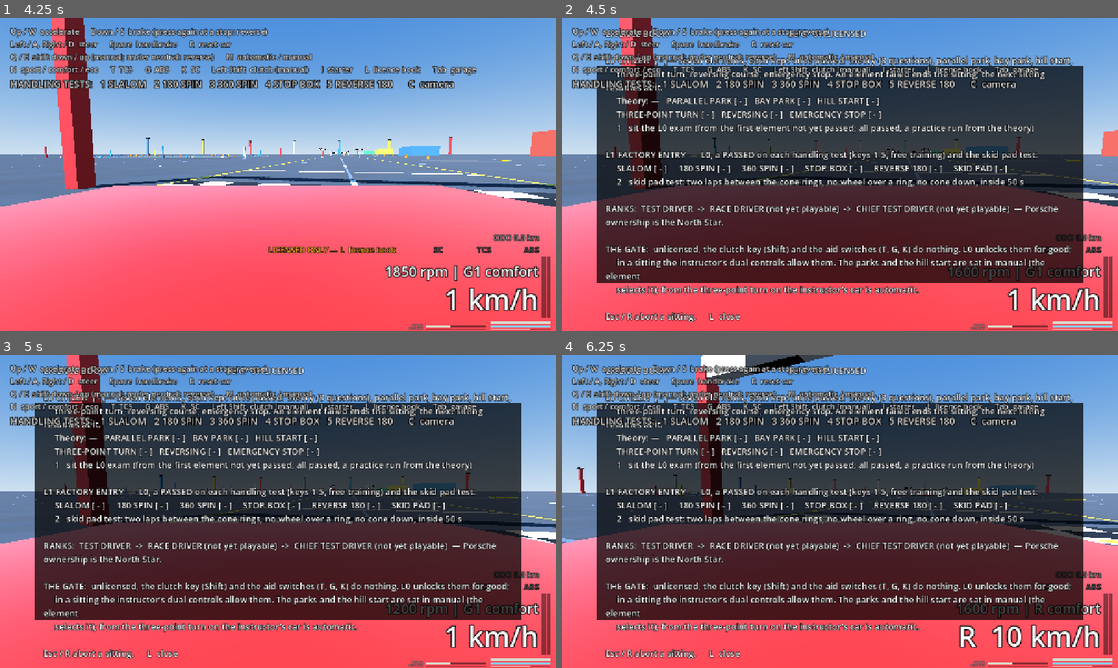
Above: before the commit, frames 1-4 (two rows, left to right).
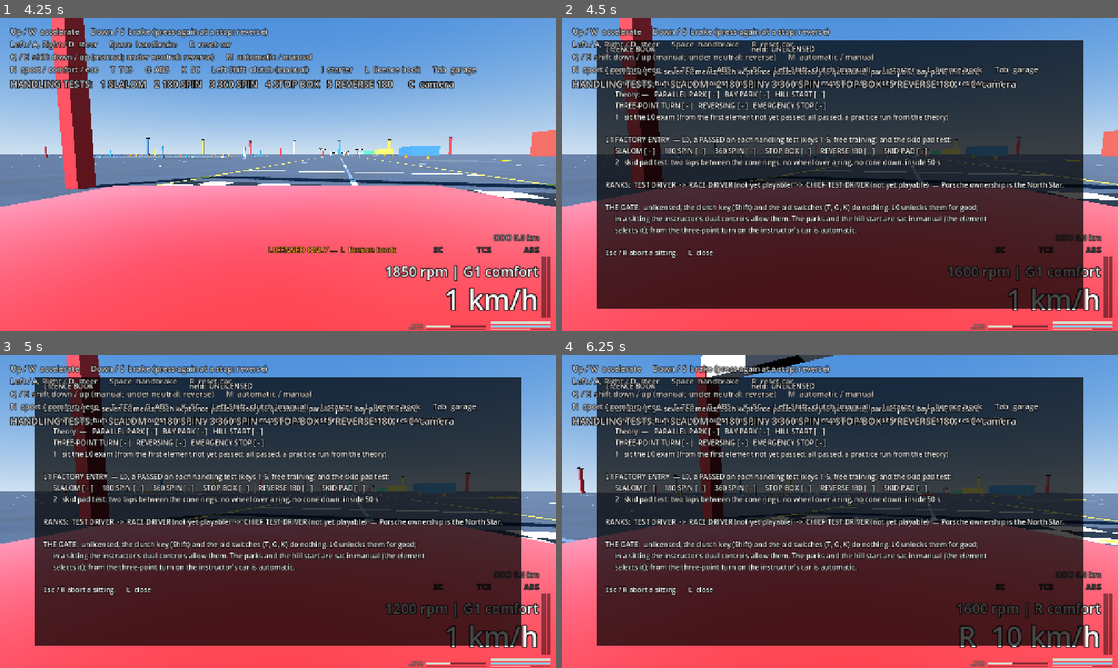
Above: after the commit, the same moments.

Repository: kokosro/factory-driver
Game: Godot game, scene res://scenes/main.tscn
Same seed, same stepped clock (60 frames per second), same inputs: the game is played once before the commit and once after it.
Inputs:
- Up to frame 1 (4.25 s): tap Enter (ui_accept) at 0.5, 0.77, 1.52, 3.02, 3.77 s; hold Right (steer_right) 0.53-1.28 s; tap G (abs_toggle) at 0.6 s; tap I (starter) at 1.25 s; hold Down (brake) 1.28-2.03 s; tap C (camera_cycle) at 1.35 s; hold Right (steer_right) 2.03-2.78 s; hold Shift (clutch_pedal) 2.03-2.78 s; hold Up (accelerate) 2.78-3.53 s; tap Tab (garage) at 2.85 s; hold Left (steer_left) from 3.53 s (still down); tap N (gearbox_mode) at 3.6 s
- Up to frame 2 (4.5 s): keep holding Left (steer_left); tap L (licence_book) at 4.35 s
- Up to frame 3 (5 s): keep holding Left (steer_left); tap Enter (ui_accept) at 4.52 s
- Up to frame 4 (6.25 s): release Left (steer_left) at 5.03 s; hold Down (brake) 5.03-5.78 s; hold B (look_back) 5.03-5.78 s; hold Right (steer_right) from 5.78 s (still down); tap , (look_left) at 5.85 s; tap Enter (ui_accept) at 6.02 s

Frame 1 is identical in both runs. In frame 2, 29% of the frame differs, in the area x 6-94%, y 3-98%; in frame 3, 29%; in frame 4, 29%.

Commit message:
HUD: the licence card holds the whole book, 16 px letters on a 600 px card (was 741 px of text on a 480 px card, off both edges; the user's report, 16:15)

Diff:
--- a/scenes/hud.tscn
+++ b/scenes/hud.tscn
@@ -379,9 +379,9 @@
 anchor_right = 0.5
 anchor_bottom = 0.5
 offset_left = -560.0
-offset_top = -250.0
+offset_top = -310.0
 offset_right = 560.0
-offset_bottom = 250.0
+offset_bottom = 310.0
 grow_horizontal = 2
 grow_vertical = 2
 mouse_filter = 2
@@ -395,15 +395,15 @@
 anchor_right = 0.5
 anchor_bottom = 0.5
 offset_left = -540.0
-offset_top = -240.0
+offset_top = -300.0
 offset_right = 540.0
-offset_bottom = 240.0
+offset_bottom = 300.0
 grow_horizontal = 2
 grow_vertical = 2
 theme_override_colors/font_color = Color(1, 1, 1, 1)
 theme_override_colors/font_outline_color = Color(0, 0, 0, 1)
 theme_override_constants/outline_size = 6
-theme_override_font_sizes/font_size = 20
+theme_override_font_sizes/font_size = 16
 autowrap_mode = 3
 
 [node name="ControlsLabel" type="Label" parent="."]
--- a/scripts/hud.gd
+++ b/scripts/hud.gd
@@ -364,7 +364,10 @@
 
 
 ## The licence card: one overlay for the licence book and the theory quiz's
-## question cards, `text` on a dark panel in the middle of the screen.
+## question cards, `text` on a dark panel in the middle of the screen. In
+## hud.tscn: was 20 px letters on a 480 px card (the book's lines wrapped to
+## 741 px, off the top and the bottom of a 720 px screen) -> 16 px letters
+## on a 600 px card, the book 491 px (the user's report, 2026-09-22 16:15).
 func show_licence_card(text: String) -> void:
 	_licence_card.text = text
 	_licence_card.visible = true
